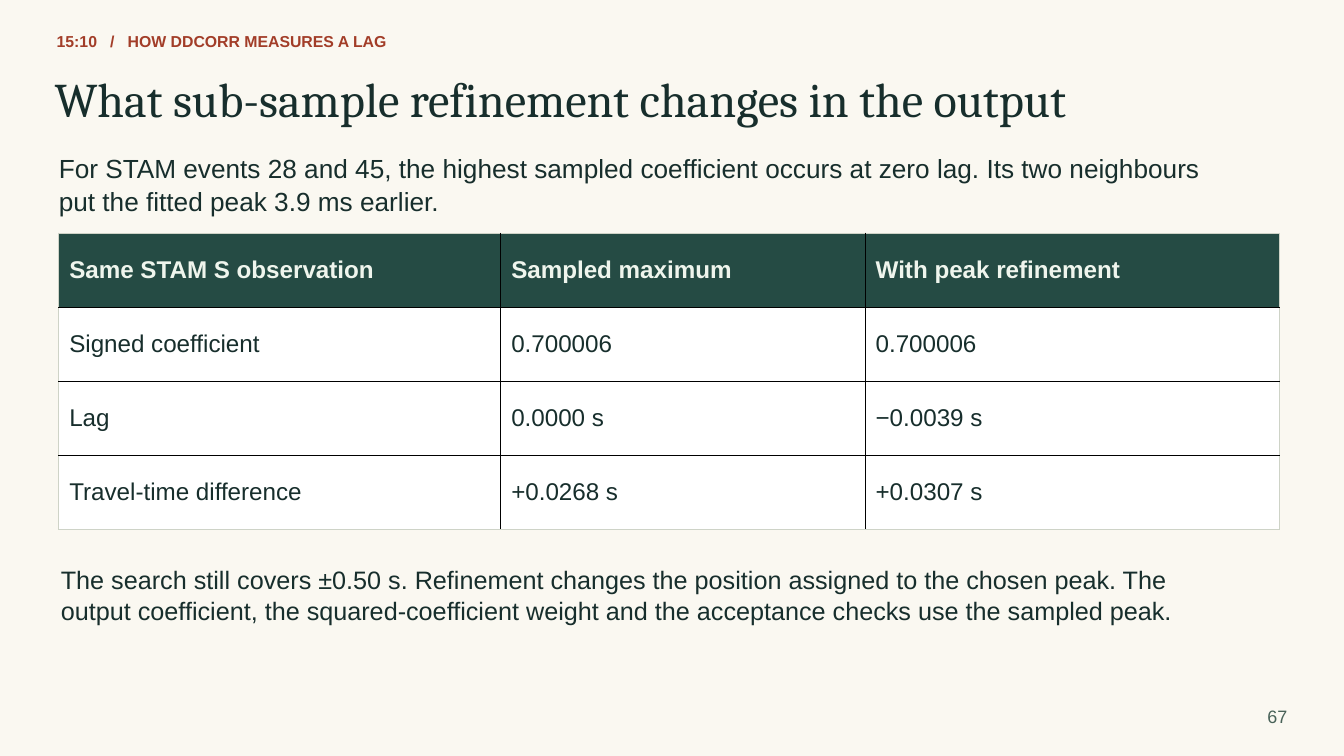
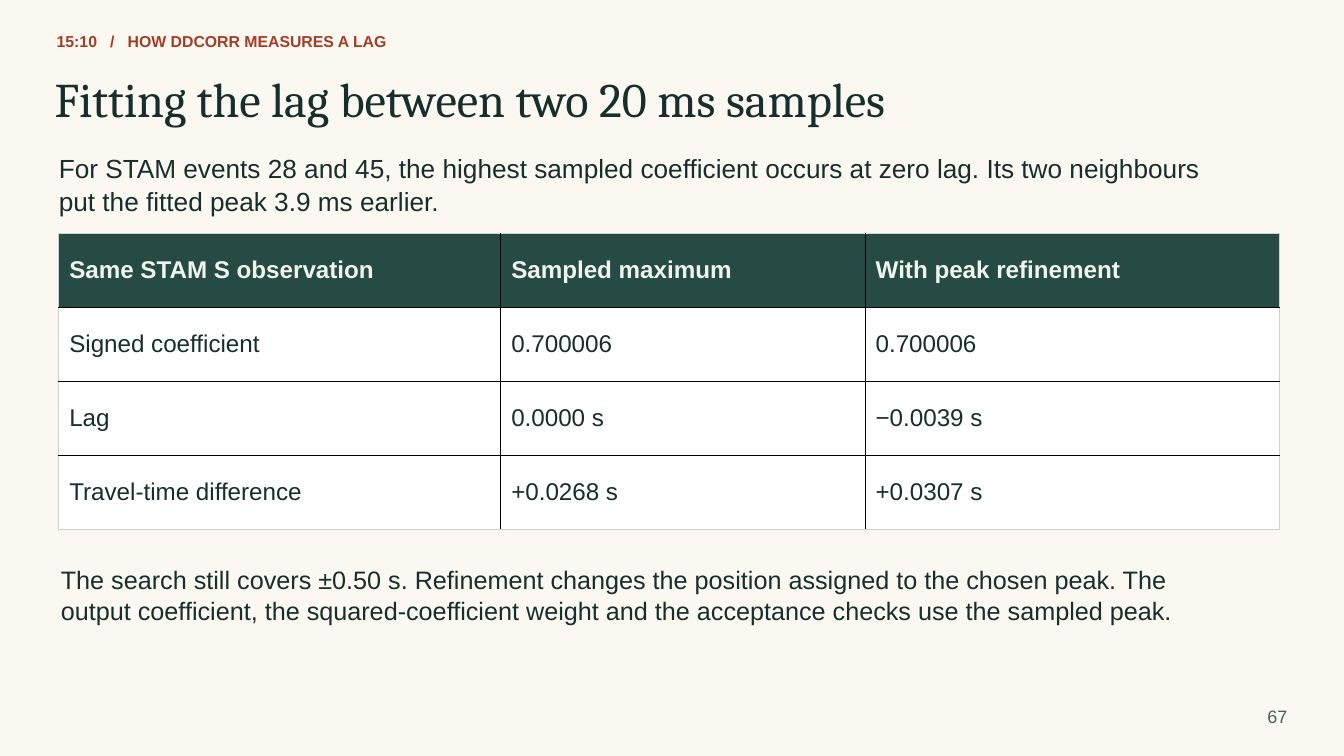
Before and after one commit to eliasrh/DDCorr.jl, a slide deck: slide 67 of teaching/DDCorr_minicourse.pptx. Drawn at 1344x756 pixels with LibreOffice and Linux fonts; fonts in the diff are those of the drawing. Boxes give left, top, right and bottom in pixels: in the first picture for what was removed or moved away, otherwise in the second. Text is boxed around its words. In the diff, an @@ line names an element or a change of style, - is before the commit and + after.

```diff
--- a/teaching/DDCorr_minicourse.pptx
+++ b/teaching/DDCorr_minicourse.pptx
@@ text at (x1=55, y1=83, x2=885, y2=128): text changed @@
-What sub-sample refinement changes in the output
+Fitting the lag between two 20 ms samples
```
Also in this commit, not shown: 14 other slides changed, 3 slides added, 3 slides removed, 23 other files.
